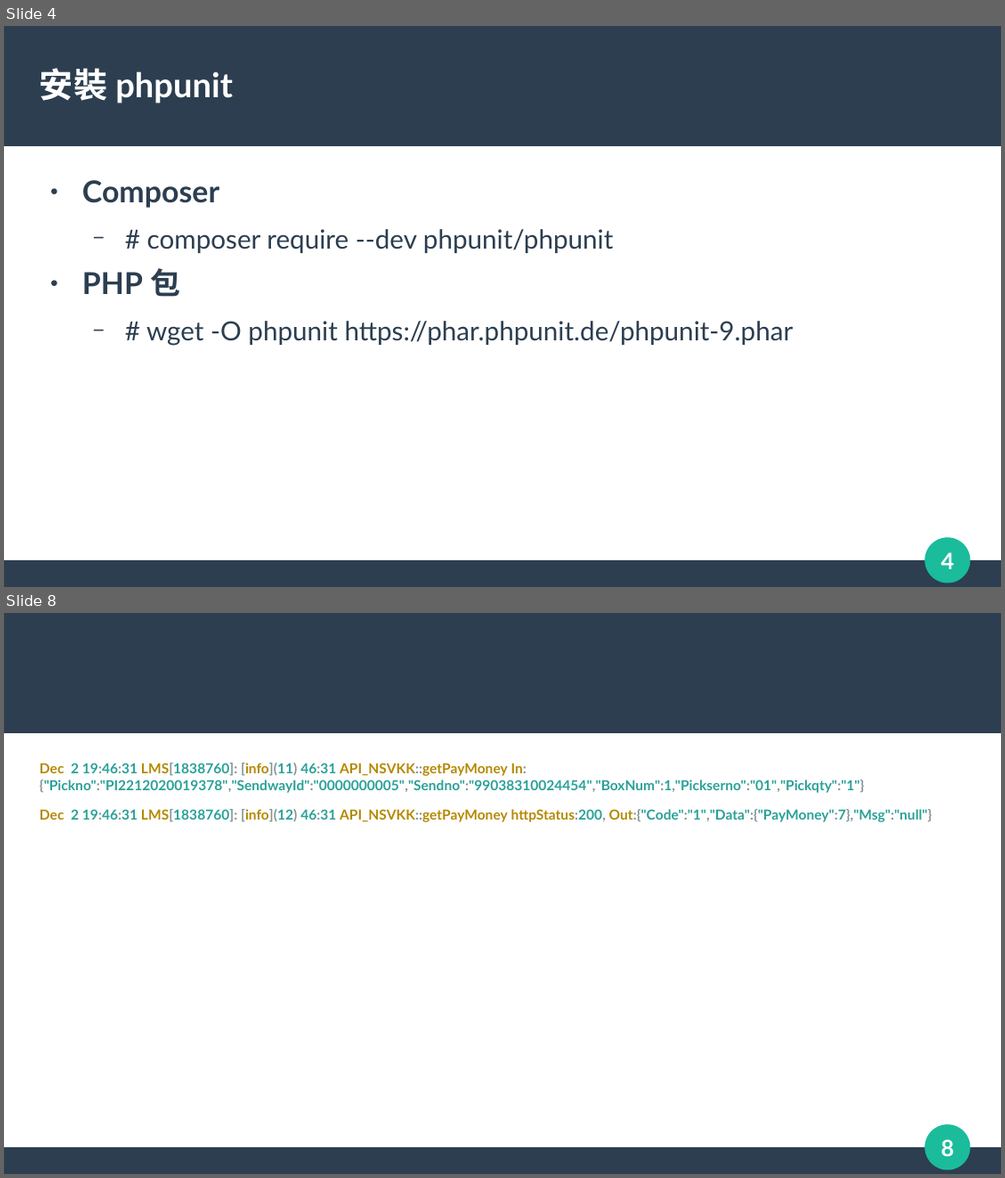
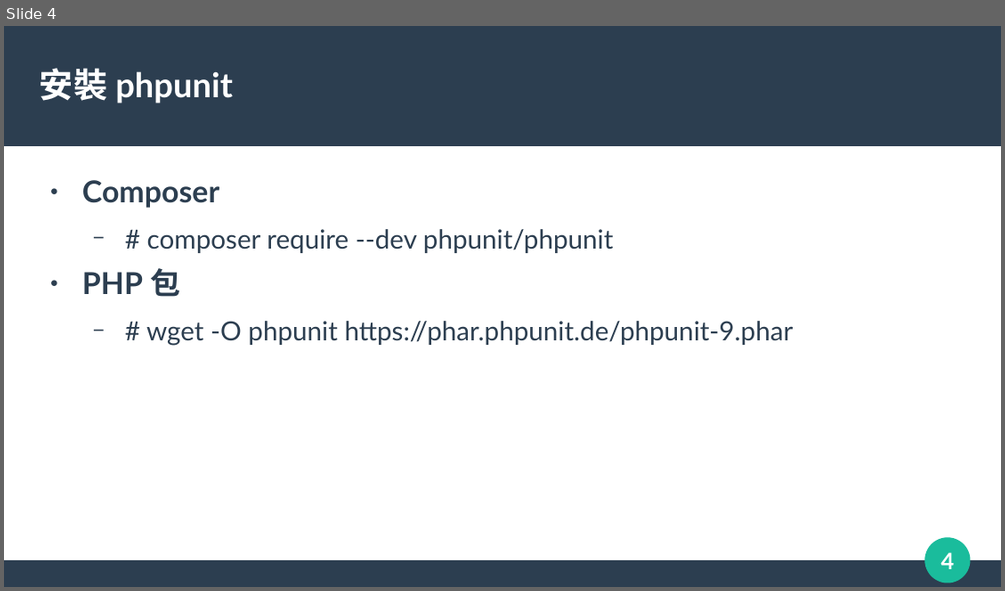
Before and after one commit to Ian-PChome/phpunit, a slide deck: PHPUnit Test.odp. Shown one above the other, each under a label of ours: slides 4 and 8 before the commit, slide 4 after it; the slides between them are not shown. The pictures are 1005x1178 and 1005x591 pixels, drawn with LibreOffice and Linux fonts; fonts in the diff are those of the drawing. Boxes give left, top, right and bottom in pixels: in the first picture for what was removed or moved away, otherwise in the second. Text is boxed around its words. In the diff, an @@ line names an element or a change of style, - is before the commit and + after.

```diff
--- a/PHPUnit Test.odp
+++ b/PHPUnit Test.odp
@@ slide 8 removed at <box>4,613,1001,1174</box>, background #FFFFFF; not listed: 4 template elements that a slide beside it also shows @@
@@ text removed at <box>40,763,932,822</box> @@
-Dec 2 19:46:31 LMS[1838760]: [info](11) 46:31 API_NSVKK::getPayMoney In:{"Pickno":"PI2212020019378","SendwayId":"0000000005","Sendno":"99038310024454","BoxNum":1,"Pickserno":"01","Pickqty":"1"}
-Dec 2 19:46:31 LMS[1838760]: [info](12) 46:31 API_NSVKK::getPayMoney httpStatus:200, Out:{"Code":"1","Data":{"PayMoney":7},"Msg":"null"}
```
Also in this commit, not shown: 4 slides changed, 7 slides added, 2 other slides removed, 11 other files.
